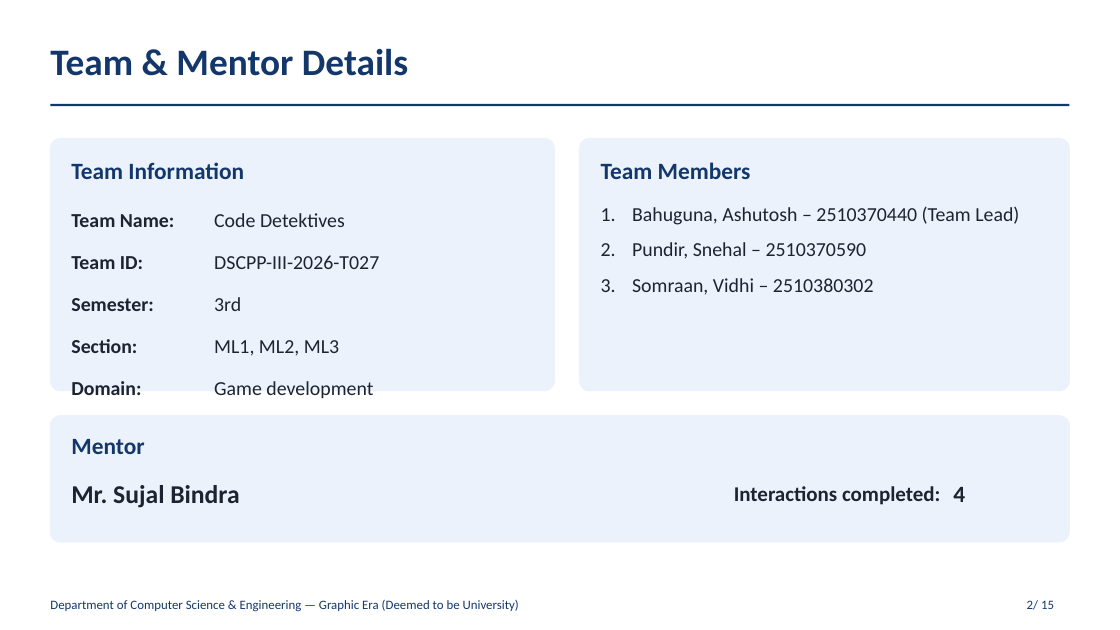
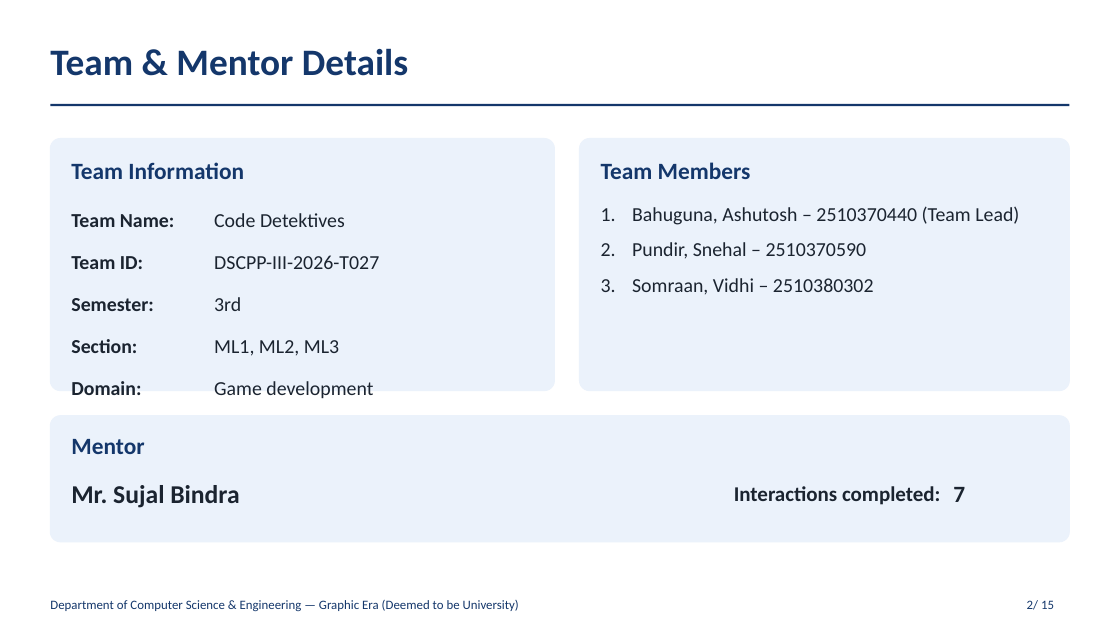
Before and after one commit to AshutoshBahuguna206/PBL-Sem3-DSCPP-, a slide deck: slide 2 of Phase2/detectives_dossier_phase2.pptx. Drawn at 1120x630 pixels with LibreOffice and Linux fonts; fonts in the diff are those of the drawing; background and template pictures are left out. Boxes give left, top, right and bottom in pixels: in the first picture for what was removed or moved away, otherwise in the second. Text is boxed around its words. In the diff, an @@ line names an element or a change of style, - is before the commit and + after.

```diff
--- a/Phase2/detectives_dossier_phase2.pptx
+++ b/Phase2/detectives_dossier_phase2.pptx
@@ text at <box>953,487,965,502</box>: text changed @@
-4
+7
```
Also in this commit, not shown: 5 other slides changed.
